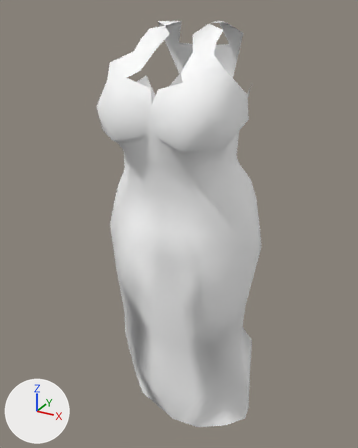
The FBX model Contents/mods/Authentic Z - Current/media/models_X/Skinned/CustomBodies/FatBody02_F/FatBod_F_02_Dress_Long_Straps.fbx as it was, and as the next commit left it.
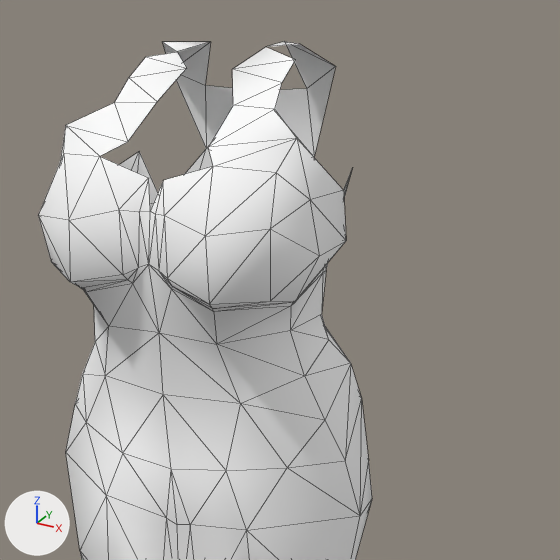
Old and new are each drawn whole from a 50 mm lens placed at (0.00381, -0.00675, 0.00838), pointed at (-0.00013, 0.00042, 0.00479) and again close up on the part from 22% to 99% of the width and 0% to 62% of the height. The lights are fixed; the arrows at lower left show +X, +Y and +Z. The close-ups show mesh edges as thin lines.

Before the edit, the objects in view are built like this:
```python
me_mesh_001 = bpy.data.meshes.new('Mesh.001')
me_mesh_001.from_pydata(...)  # 209 vertices, 368 faces; spans x -0.00141..0.00143, y -0.00085..0.00148, z 0.00068..0.00818
me_mesh_001.materials.append(mat_material__135_002)  # its picture is missing
ob_body_002 = bpy.data.objects.new('Body.002', me_mesh_001)
ob_body_002.location = (0.0, 0.0, 0.0)
```
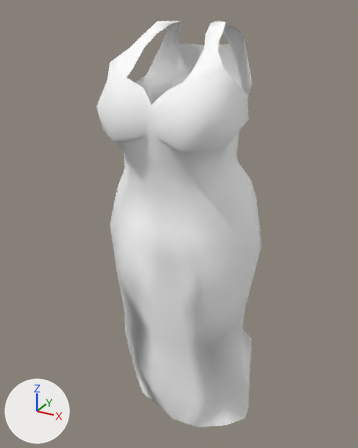
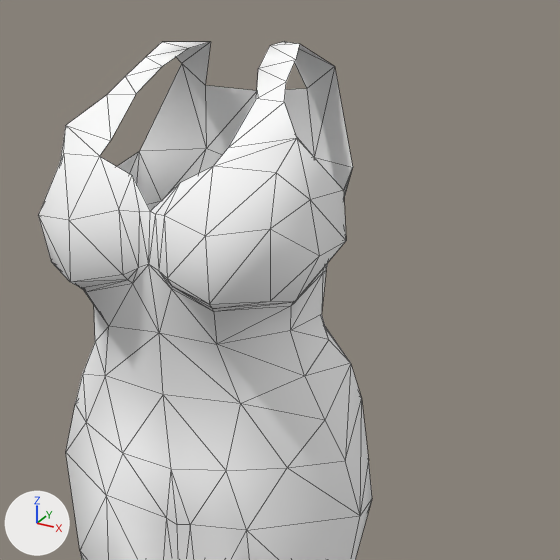
What differs and where, as boxes [x1, y1, x2, y2] in the close-ups (560 x 560 px):
part 1 of me_mesh_001, built on
    before: [66, 41, 336, 215]
    after: [66, 41, 353, 215]

Patch to the scene script:
```diff
--- a/Contents/mods/Authentic Z - Current/media/models_X/Skinned/CustomBodies/FatBody02_F/FatBod_F_02_Dress_Long_Straps.fbx.py
+++ b/Contents/mods/Authentic Z - Current/media/models_X/Skinned/CustomBodies/FatBody02_F/FatBod_F_02_Dress_Long_Straps.fbx.py
@@ me_mesh_001 @@
 # used by ob_body_002; location = (0.0, 0.0, 0.0)
-me_mesh_001.from_pydata(...)  # 209 vertices, 368 faces; spans x -0.00141..0.00143, y -0.00085..0.00148, z 0.00068..0.00818
+me_mesh_001.from_pydata(...)  # 209 vertices, 374 faces; spans x -0.00141..0.00143, y -0.00085..0.00148, z 0.00068..0.00818
+# me_mesh_001 part 1
+# 16 vertices move from x -0.00078..0.00069, y -0.00055..0.00102, z 0.0073..0.00815 to x -0.00073..0.00075, y -0.00056..0.00101, z 0.00729..0.00815
+# 6 new faces join them
 me_mesh_001.materials.append(mat_material__135_002)
```
